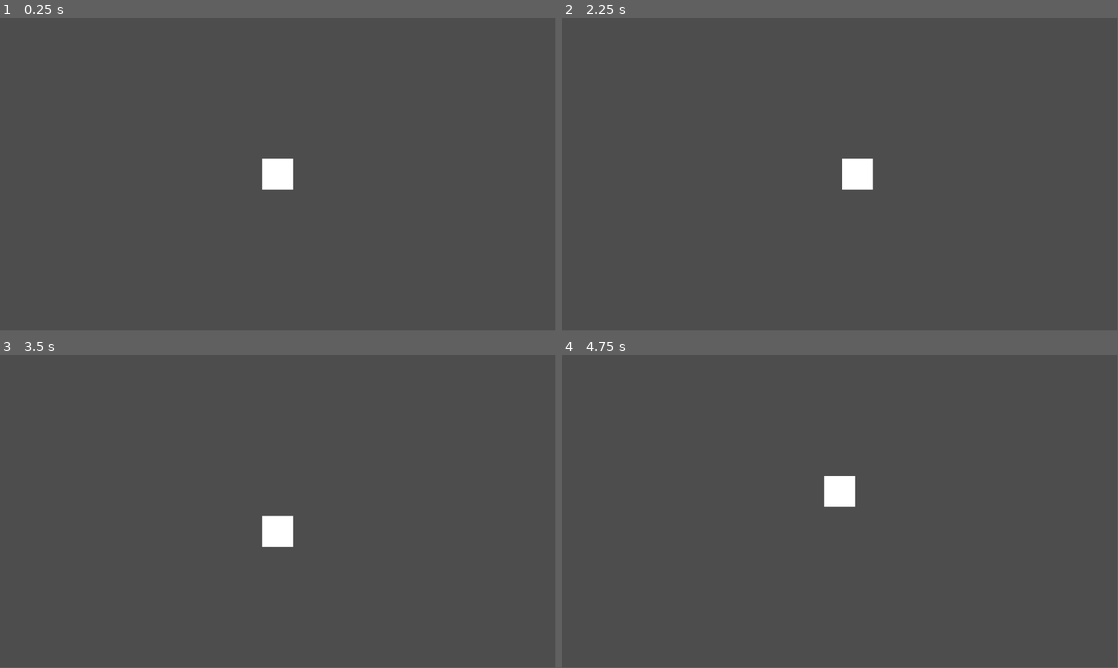
Above: before the commit, frames 1-4 (two rows, left to right).
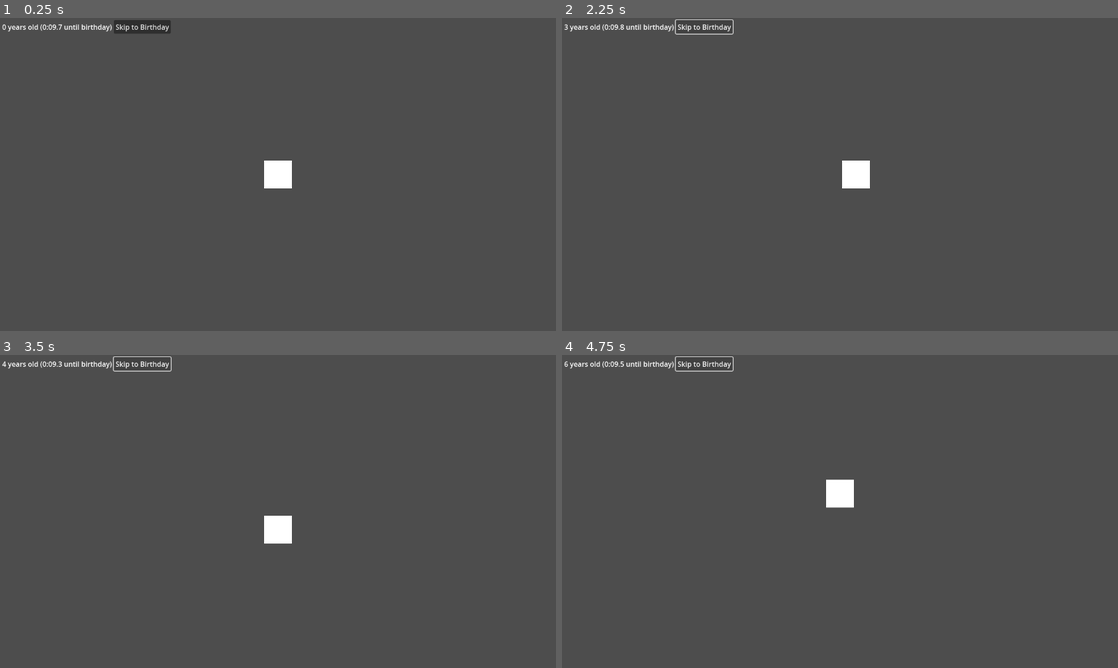
Above: after the commit, the same moments.

Repository: TrueSunGaming/foxfire-school-project
Game: Godot game, scene res://scenes/main.tscn
The game is run twice, just before and just after one commit, with the same random seed, the same clock (stepped at 60 frames per second) and the same inputs.
Inputs (mouse positions are in pixels of both pictures, inside the frame that each line leads up to):
- Up to frame 1 (0.25 s): no input
- Up to frame 2 (2.25 s): click (706, 27) at 0.5 s, where only the run after the commit has a clickable "Skip to Birthday"; click (706, 27) at 1.25 s, where only the run after the commit has a clickable "Skip to Birthday"; tap Enter at 2 s; hold D (right) from 2.03 s (still down)
- Up to frame 3 (3.5 s): tap Space at 2.75 s; release D (right) at 2.78 s; hold S (down) from 2.78 s (still down)
- Up to frame 4 (4.75 s): tap Enter at 3.5 s; release S (down) at 3.53 s; hold D (right) 3.53-4.28 s; tap Space at 4.25 s; hold W (up) from 4.28 s (still down)
The window is 799x449 before the commit and 800x450 after it. Grey fills any space a smaller window leaves; there, only what the larger window draws over its background counts as a difference.

The runs differ from the first frame. In frame 1, 0.7% of the frame differs, in the area x 0-53%, y 0-55%; in frame 2, 0.5%; in frame 3, 0.5%; in frame 4, 0.5%.

Commit message:
feat: implement trait systtem

Diff:
--- a/components/player/player.gd
+++ b/components/player/player.gd
@@ -1,8 +1,17 @@
 class_name Player extends CharacterBody2D
+
+signal aged(age)
 
 @export var movement_speed: float
 
 var age := 0
+var traits: Array[String] = []
+
+var trait_resources: Array[Trait]:
+	get:
+		var res: Array[Trait] = []
+		res.assign(traits.map(func (v): return Trait.get_trait(v)))
+		return res
 
 func _physics_process(delta: float) -> void:
 	velocity = Input.get_vector("left", "right", "up", "down") * movement_speed
@@ -11,3 +20,28 @@
 
 func _ready() -> void:
 	refs.player = self
+	refs.age_timer = $Timer
+
+	add_trait("test")
+
+func _on_timer_timeout() -> void:
+	age += 1
+	aged.emit(age)
+
+	if age >= 19: finish()
+
+func skip_age() -> void:
+	if $Timer.is_stopped(): return
+
+	$Timer.stop()
+	$Timer.start()
+	_on_timer_timeout()
+
+func add_trait(id: String) -> void:
+	traits.push_back(id)
+
+func finish() -> void:
+	$Timer.stop()
+
+	for i in trait_resources:
+		OS.alert(i.description, i.name)
--- a/components/player/player.tscn
+++ b/components/player/player.tscn
@@ -17,3 +17,9 @@
 [node name="Camera2D" type="Camera2D" parent="."]
 position_smoothing_enabled = true
 position_smoothing_speed = 10.0
+
+[node name="Timer" type="Timer" parent="."]
+wait_time = 10.0
+autostart = true
+
+[connection signal="timeout" from="Timer" to="." method="_on_timer_timeout"]
--- /dev/null
+++ b/components/player/trait_system/Trait.gd
@@ -0,0 +1,15 @@
+class_name Trait extends Resource
+
+static var map: Dictionary = {}
+
+@export var id: String:
+	set(val):
+		id = val
+		map[val] = self
+
+@export var name: String
+@export var description: String
+
+static func get_trait(id: String) -> Trait:
+	print(map)
+	return map.get(id)
--- /dev/null
+++ b/components/player/trait_system/traits/test.tres
@@ -0,0 +1,9 @@
+[gd_resource type="Resource" script_class="Trait" load_steps=2 format=3 uid="uid://dhq1ri4444p1n"]
+
+[ext_resource type="Script" path="res://components/player/trait_system/Trait.gd" id="1_6vi5n"]
+
+[resource]
+script = ExtResource("1_6vi5n")
+id = "test"
+name = "Test"
+description = "testy testy testy"
--- /dev/null
+++ b/components/ui/age/age.gd
@@ -0,0 +1,11 @@
+class_name Age extends MarginContainer
+
+var time_left_string: String:
+	get:
+		return Time.get_time_string_from_unix_time(refs.age_timer.time_left).substr(4) + str(refs.age_timer.time_left - floor(refs.age_timer.time_left)).substr(1, 2)
+
+func _process(delta: float) -> void:
+	$HBoxContainer/AgeLabel.text = str(refs.player.age) + " years old (" + time_left_string + " until birthday)"
+
+func _on_button_pressed() -> void:
+	refs.player.skip_age()
--- a/components/ui/age/age.tscn
+++ b/components/ui/age/age.tscn
@@ -1,9 +1,32 @@
-[gd_scene format=3 uid="uid://covg7plmf4vsg"]
+[gd_scene load_steps=2 format=3 uid="uid://covg7plmf4vsg"]
 
-[node name="Age" type="Control"]
-layout_mode = 3
+[ext_resource type="Script" path="res://components/ui/age/age.gd" id="1_okcst"]
+
+[node name="Age" type="MarginContainer"]
 anchors_preset = 15
 anchor_right = 1.0
 anchor_bottom = 1.0
+offset_bottom = -670.0
 grow_horizontal = 2
 grow_vertical = 2
+theme_override_constants/margin_left = 5
+theme_override_constants/margin_top = 5
+theme_override_constants/margin_right = 5
+theme_override_constants/margin_bottom = 5
+script = ExtResource("1_okcst")
+
+[node name="HBoxContainer" type="HBoxContainer" parent="."]
+layout_mode = 2
+size_flags_horizontal = 0
+size_flags_vertical = 0
+
+[node name="AgeLabel" type="Label" parent="HBoxContainer"]
+layout_mode = 2
+size_flags_horizontal = 0
+
+[node name="Button" type="Button" parent="HBoxContainer"]
+layout_mode = 2
+size_flags_horizontal = 2
+text = "Skip to Birthday"
+
+[connection signal="pressed" from="HBoxContainer/Button" to="." method="_on_button_pressed"]
--- a/components/ui/ui.tscn
+++ b/components/ui/ui.tscn
@@ -1,3 +1,7 @@
-[gd_scene format=3 uid="uid://ctq84k5r75d1x"]
+[gd_scene load_steps=2 format=3 uid="uid://ctq84k5r75d1x"]
+
+[ext_resource type="PackedScene" uid="uid://covg7plmf4vsg" path="res://components/ui/age/age.tscn" id="1_vbmuv"]
 
 [node name="UI" type="CanvasLayer"]
+
+[node name="Age" parent="." instance=ExtResource("1_vbmuv")]
--- /dev/null
+++ b/global/loads.gd
@@ -0,0 +1,5 @@
+extends Node
+
+const traits := [
+	preload("res://components/player/trait_system/traits/test.tres")
+]
--- a/global/refs.gd
+++ b/global/refs.gd
@@ -1,3 +1,5 @@
 extends Node
 
 var player: Player
+var age_ui: Age
+var age_timer: Timer
--- a/project.godot
+++ b/project.godot
@@ -19,6 +19,12 @@
 
 global="*res://global/global.gd"
 refs="*res://global/refs.gd"
+loads="*res://global/loads.gd"
+
+[display]
+
+window/size/viewport_width=1280
+window/size/viewport_height=720
 
 [input]
 
